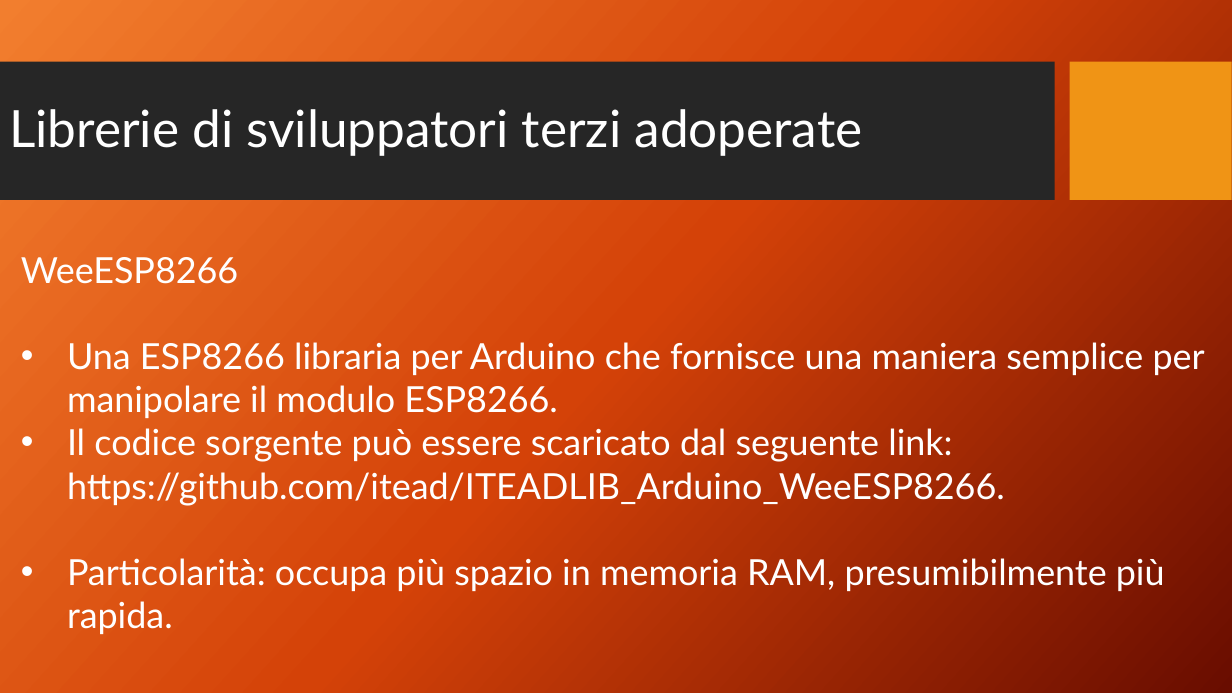
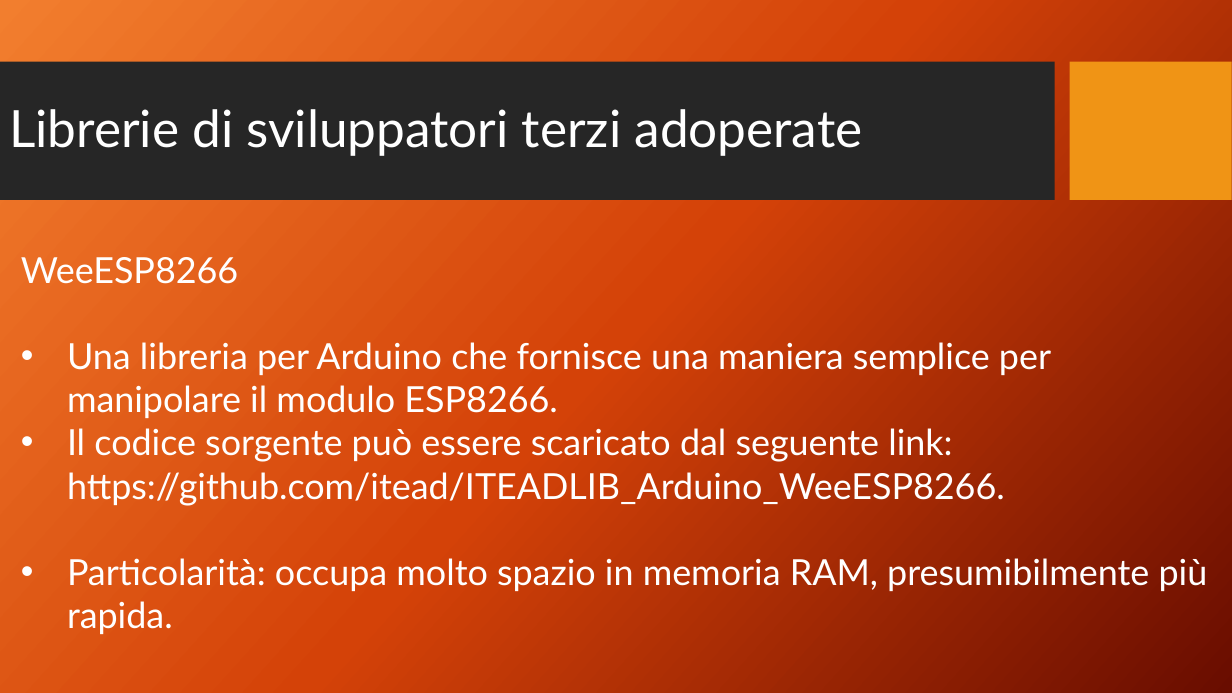
Before and after one commit to sebastianomelita/seismolab, a slide deck: slide 15 of files/seismoclouddevice-arduino-master/PROGGETTO SAPIENZA .pptx (slide 13 before the commit). Drawn at 1232x693 pixels with LibreOffice and Linux fonts; fonts in the diff are those of the drawing; background and template pictures are left out. Boxes give left, top, right and bottom in pixels: in the first picture for what was removed or moved away, otherwise in the second. Text is boxed around its words. In the diff, an @@ line names an element or a change of style, - is before the commit and + after.

```diff
--- a/files/seismoclouddevice-arduino-master/PROGGETTO SAPIENZA .pptx
+++ b/files/seismoclouddevice-arduino-master/PROGGETTO SAPIENZA .pptx
@@ text at (67, 342, 1051, 418): text changed @@
-• Una ESP8266 libraria per Arduino che fornisce una maniera semplice per manipolare il modulo ESP8266.
+• Una libreria per Arduino che fornisce una maniera semplice per manipolare il modulo ESP8266.
@@ text at (67, 558, 1208, 634): text changed @@
-• Particolarità: occupa più spazio in memoria RAM, presumibilmente più rapida.
+• Particolarità: occupa molto spazio in memoria RAM, presumibilmente più rapida.
```
Also in this commit, not shown: 7 other slides changed, 1 slide added, 7 other files.
